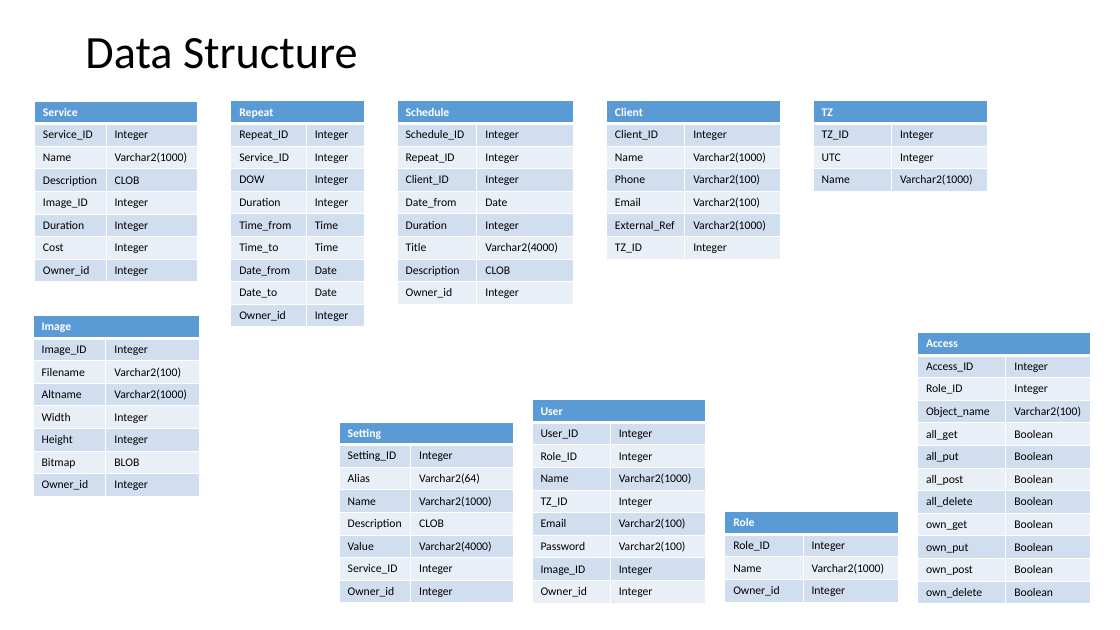
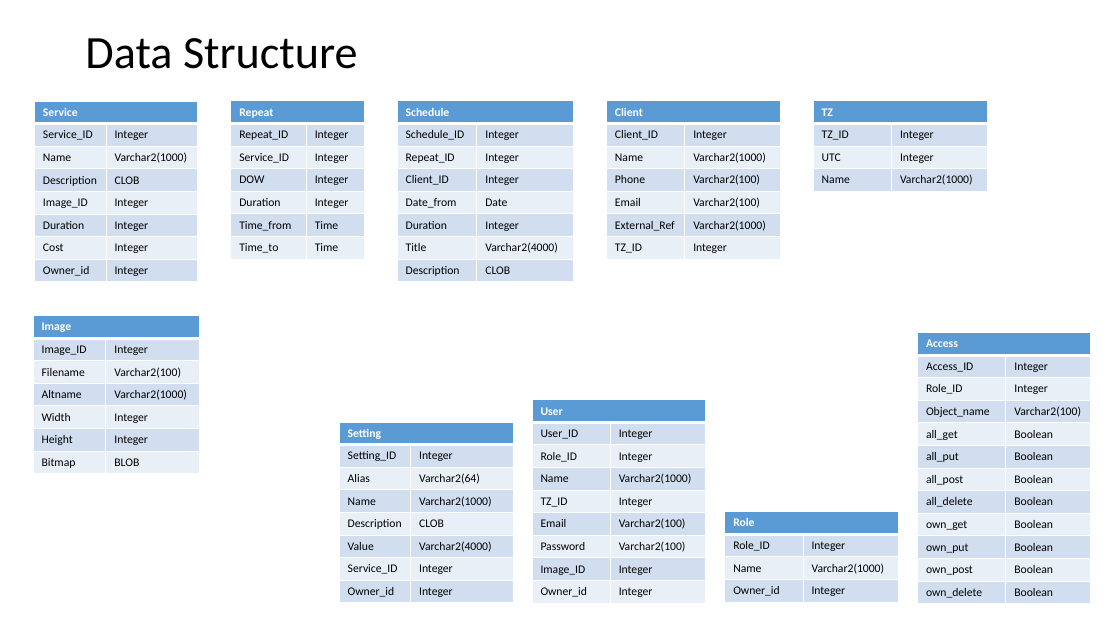
Before and after one commit to grigory-lobkov/timerec, a slide deck: slide 2 of src/main/webapp/TimeRec.pptx. Drawn at 1120x630 pixels with LibreOffice and Linux fonts; fonts in the diff are those of the drawing. Boxes give left, top, right and bottom in pixels: in the first picture for what was removed or moved away, otherwise in the second. Text is boxed around its words. In the diff, an @@ line names an element or a change of style, - is before the commit and + after.

```diff
--- a/src/main/webapp/TimeRec.pptx
+++ b/src/main/webapp/TimeRec.pptx
@@ table at box(231, 101, 365, 258) @@
-row 8: Date_from | Date
-row 9: Date_to | Date
-row 10: Owner_id | Integer
@@ table at box(397, 101, 574, 280) @@
-row 9: Owner_id | Integer
@@ table at box(34, 316, 200, 473) @@
-row 8: Owner_id | Integer
```
Also in this commit, not shown: 21 other files.
